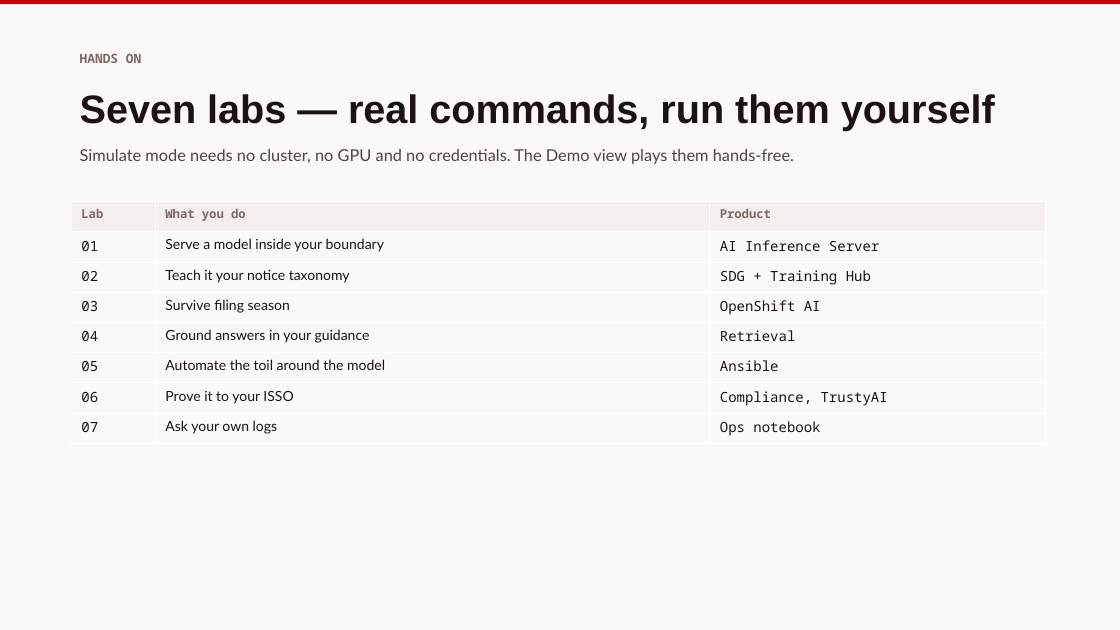
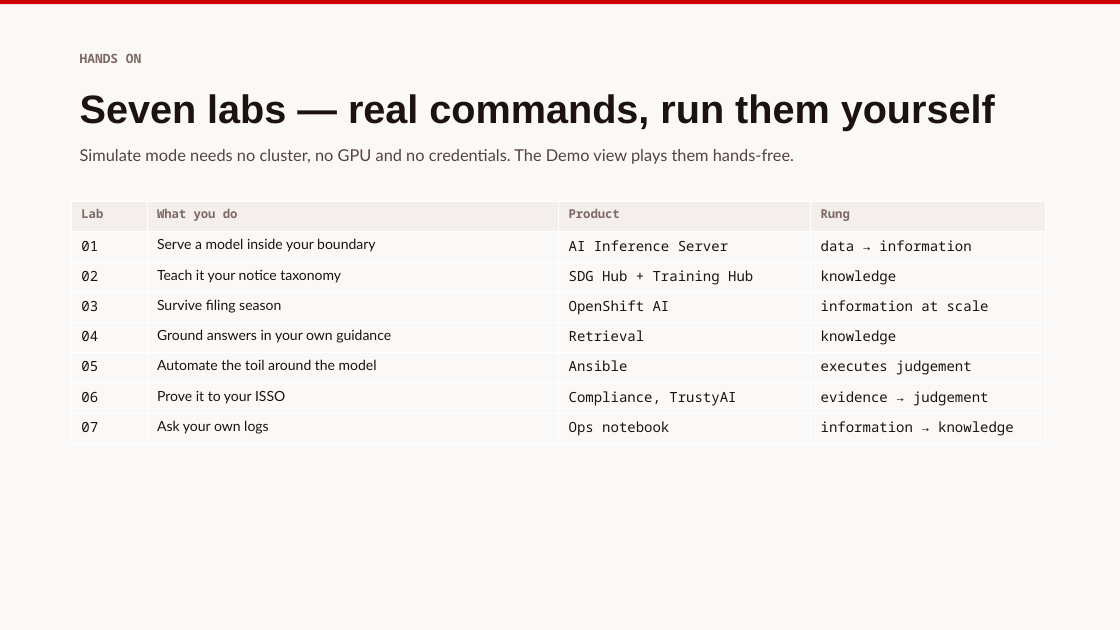
Before and after one commit to nommsweyMX/redhat-ai-tax-labs, a slide deck: slide 9 of slides/exports/redhat-ai-tax-administration.pptx (slide 8 before the commit). Drawn at 1120x630 pixels with LibreOffice and Linux fonts; fonts in the diff are those of the drawing. Boxes give left, top, right and bottom in pixels: in the first picture for what was removed or moved away, otherwise in the second. Text is boxed around its words. In the diff, an @@ line names an element or a change of style, - is before the commit and + after.

```diff
--- a/slides/exports/redhat-ai-tax-administration.pptx
+++ b/slides/exports/redhat-ai-tax-administration.pptx
@@ table at box(71, 202, 1046, 444) @@
-column 2: What you do | Serve a model inside your boundary | Teach it your notice taxonomy | Survive filing season | Ground answers in your guidance | Automate the toil around the model | Prove it to your ISSO | Ask your own logs
-column 3: Product | AI Inference Server | SDG + Training Hub | OpenShift AI | Retrieval | Ansible | Compliance, TrustyAI | Ops notebook
+column 2: What you do | Serve a model inside your boundary | Teach it your notice taxonomy | Survive filing season | Ground answers in your own guidance | Automate the toil around the model | Prove it to your ISSO | Ask your own logs
+column 3: Product | AI Inference Server | SDG Hub + Training Hub | OpenShift AI | Retrieval | Ansible | Compliance, TrustyAI | Ops notebook
+column 4: Rung | data → information | knowledge | information at scale | knowledge | executes judgement | evidence → judgement | information → knowledge
```
Also in this commit, not shown: 1 other slide changed, 1 slide added, 19 other files.
